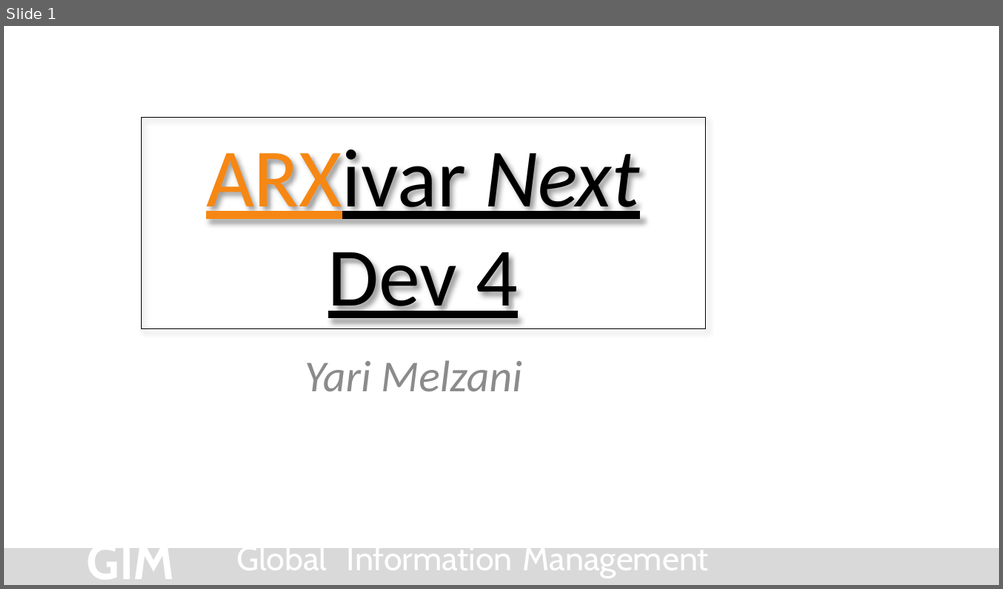
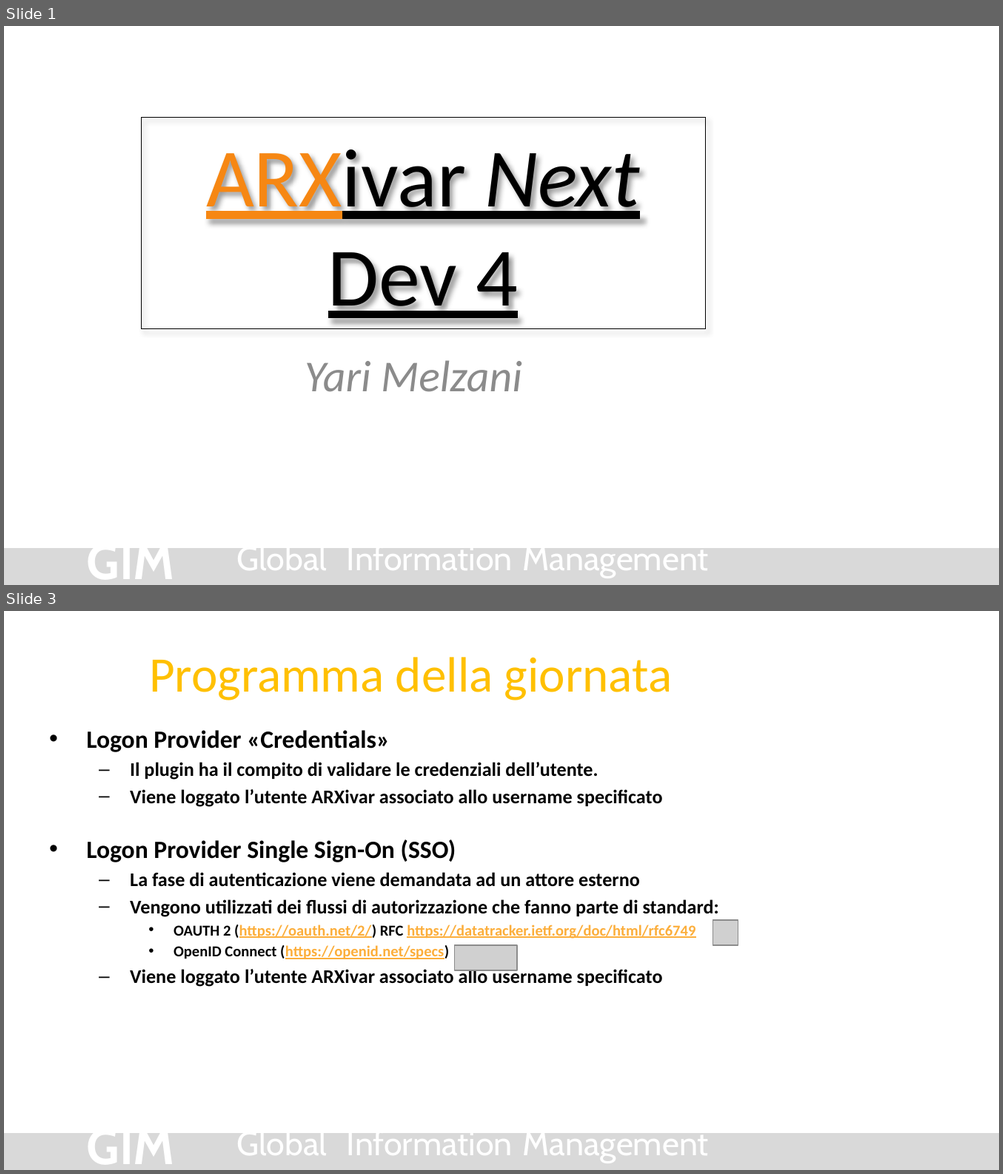
Before and after one commit to Arxivar/Arxivar-Next-Dev-4, a slide deck: doc/ARXDev4.pptx. Shown one above the other, each under a label of ours: slide 1 before the commit, slides 1 and 3 after it; the slides between them are not shown. The pictures are 1003x589 and 1003x1174 pixels, drawn with LibreOffice and Linux fonts; fonts in the diff are those of the drawing; grey boxes stand for pictures; background and template pictures are left out. Boxes give left, top, right and bottom in pixels: in the first picture for what was removed or moved away, otherwise in the second. Text is boxed around its words. In the diff, an @@ line names an element or a change of style, - is before the commit and + after.

```diff
--- a/doc/ARXDev4.pptx
+++ b/doc/ARXDev4.pptx
@@ slide 3 added at (4,611,999,1170), background #FFFFFF; not listed: 5 template elements that a slide beside it also shows @@
@@ title added at (149,657,672,701), 36 pt, text #FFC000 @@
+Programma della giornata
@@ text added at (86,730,719,987), 14 pt, text #000000, bold @@
+• Logon Provider «Credentials»
+  – Il plugin ha il compito di validare le credenziali dell’utente.
+  – Viene loggato l’utente ARXivar associato allo username specificato
+• Logon Provider Single Sign-On (SSO)
+  – La fase di autenticazione viene demandata ad un attore esterno
+  – Vengono utilizzati dei flussi di autorizzazione che fanno parte di standard:
+    • OAUTH 2 (https://oauth.net/2/) RFC https://datatracker.ietf.org/doc/html/rfc6749
+    • OpenID Connect (https://openid.net/specs)
+  – Viene loggato l’utente ARXivar associato allo username specificato
@@ picture added at (713,920,738,945) @@
@@ picture added at (455,945,518,970) @@
```
Also in this commit, not shown: 3 slides changed, 2 other slides added, 1 slide removed.
